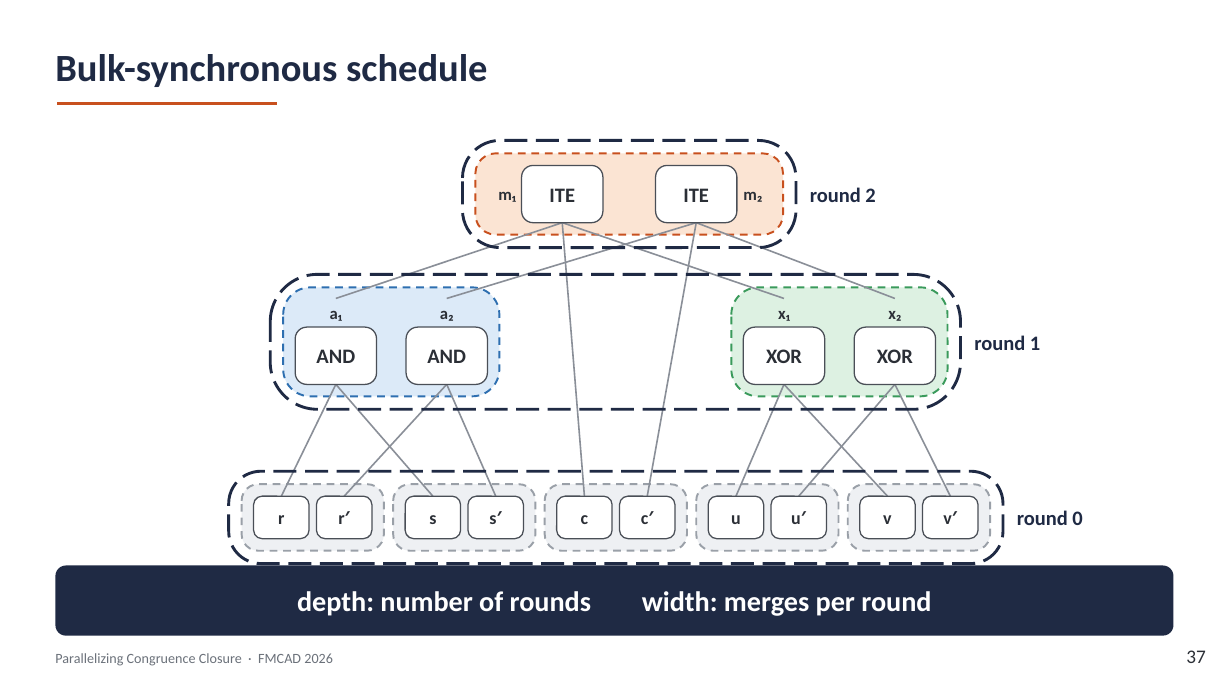
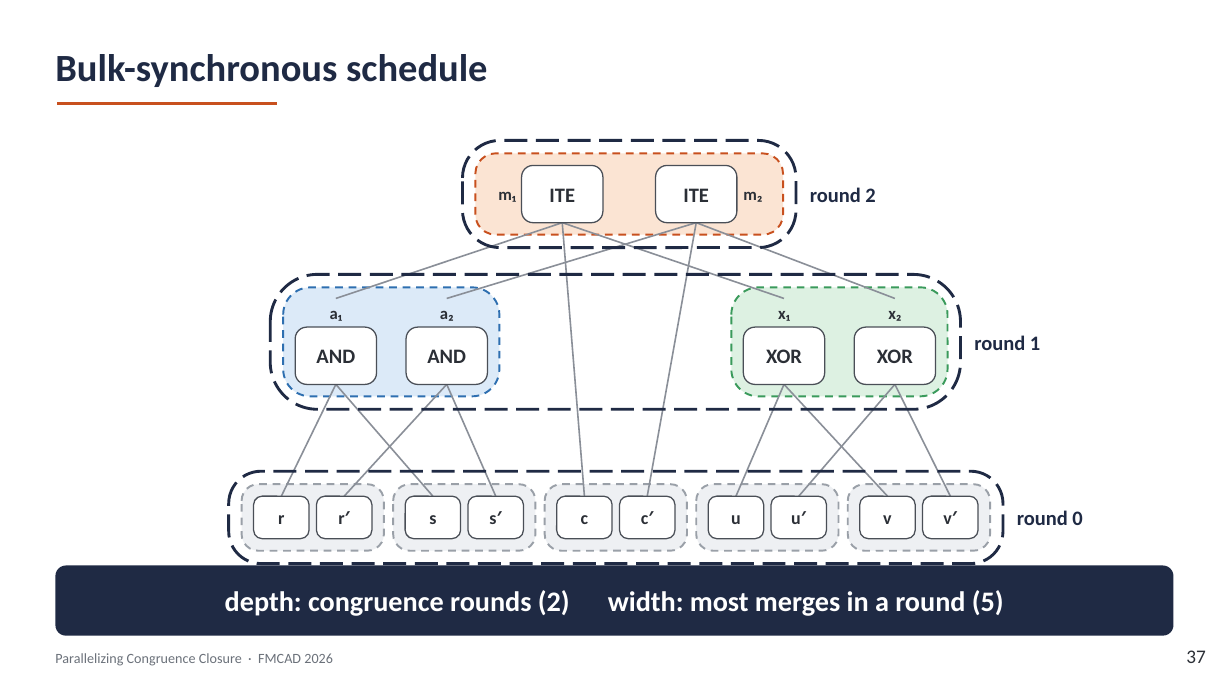
Before and after one commit to amarshah1/parallelcc-paper, a slide deck: slide 37 of slides/parallelcc-part1.pptx. Drawn at 1232x693 pixels with LibreOffice and Linux fonts; fonts in the diff are those of the drawing. Boxes give left, top, right and bottom in pixels: in the first picture for what was removed or moved away, otherwise in the second. Text is boxed around its words. In the diff, an @@ line names an element or a change of style, - is before the commit and + after.

```diff
--- a/slides/parallelcc-part1.pptx
+++ b/slides/parallelcc-part1.pptx
@@ text in rounded rectangle at [225,590,1004,616]: text changed @@
-depth: number of rounds width: merges per round
+depth: congruence rounds (2) width: most merges in a round (5)
```
Also in this commit, not shown: 8 other slides changed, 1 other file.
